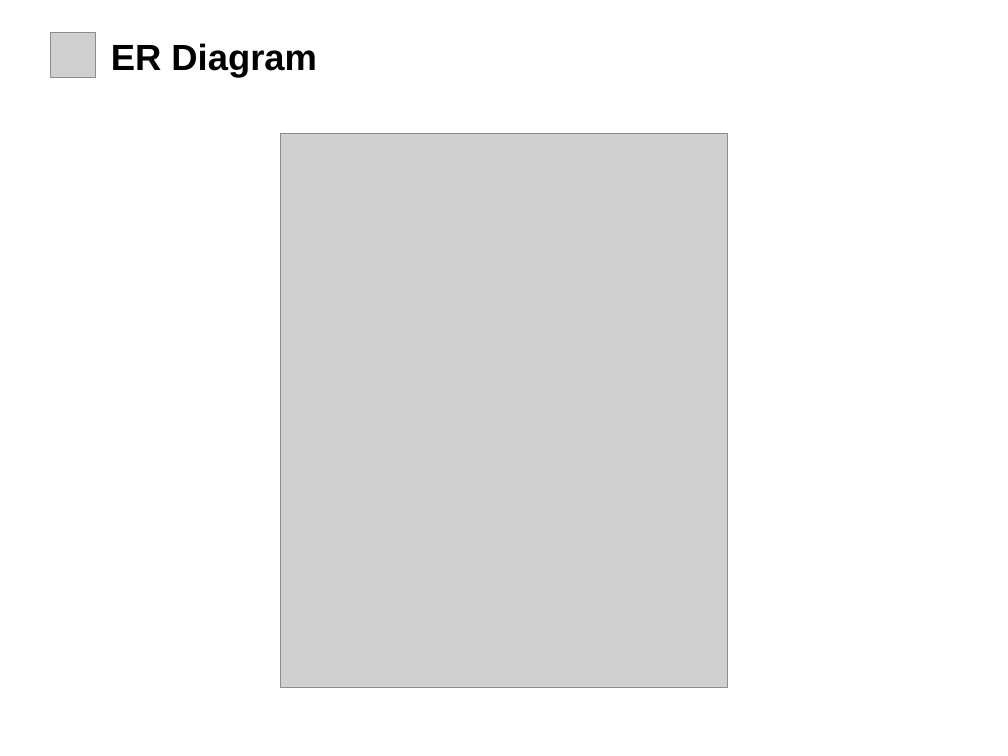
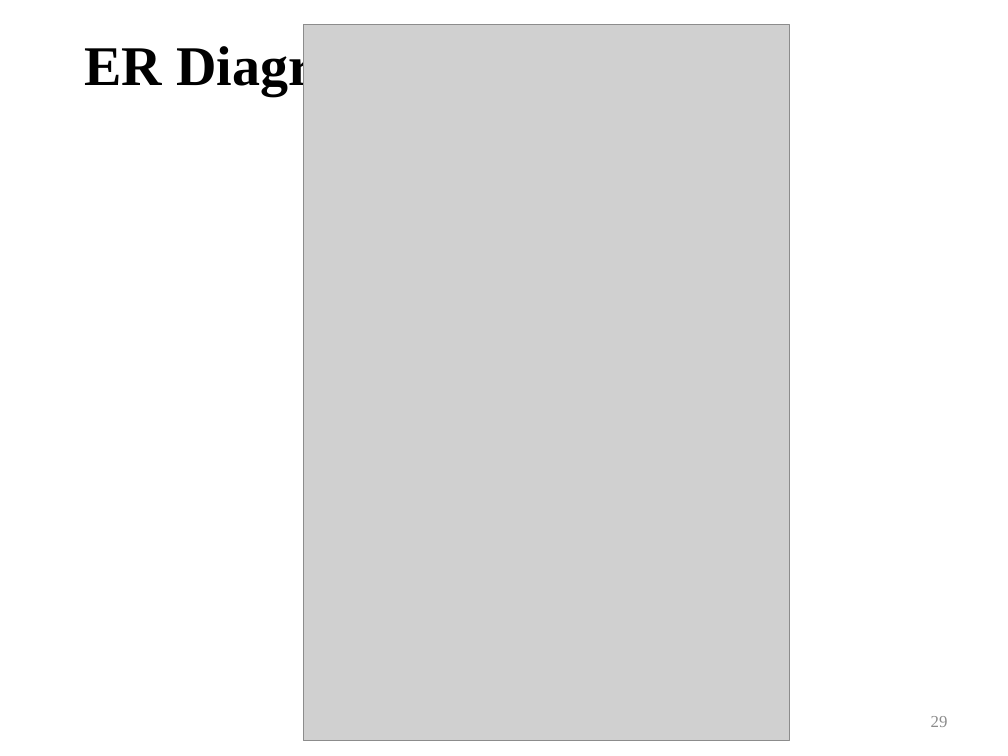
Before and after one commit to Tehreem-cmpsc/intelirehab, a slide deck: slide 29 of docs/presentations/InteliRehab_60_Percent_Presentation.pptx (slide 19 before the commit). Drawn at 1008x756 pixels with LibreOffice and Linux fonts; fonts in the diff are those of the drawing; grey boxes stand for pictures. Boxes give left, top, right and bottom in pixels: in the first picture for what was removed or moved away, otherwise in the second. Text is boxed around its words. In the diff, an @@ line names an element or a change of style, - is before the commit and + after.

```diff
--- a/docs/presentations/InteliRehab_60_Percent_Presentation.pptx
+++ b/docs/presentations/InteliRehab_60_Percent_Presentation.pptx
@@ title "ER Diagram": place and size @@
-title "ER Diagram" at <box>111,43,317,78</box>
+title "ER Diagram" at <box>85,42,387,96</box>
@@ title "ER Diagram" at <box>85,42,387,96</box>: size 26 to 40 pt, font Arial to Times New Roman @@
@@ picture: place and size @@
-picture at <box>280,133,727,687</box>
+picture at <box>303,24,789,741</box>
@@ picture removed at <box>50,32,96,78</box> @@
@@ page number added at <box>931,716,948,727</box>, 12 pt, text #8C8C8C @@
+29
```
Also in this commit, not shown: 12 other slides changed, 24 slides added, 12 slides removed, 55 other files.
